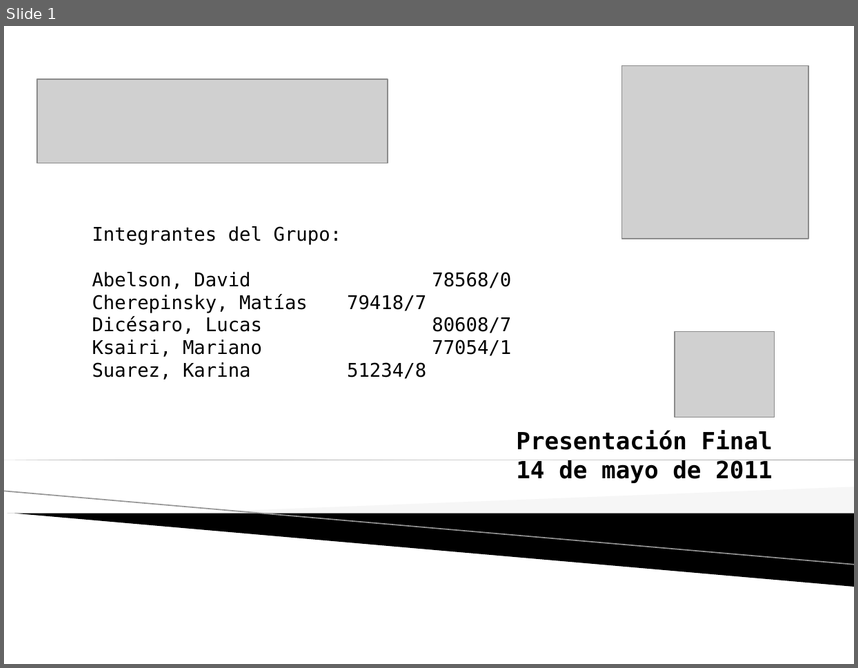
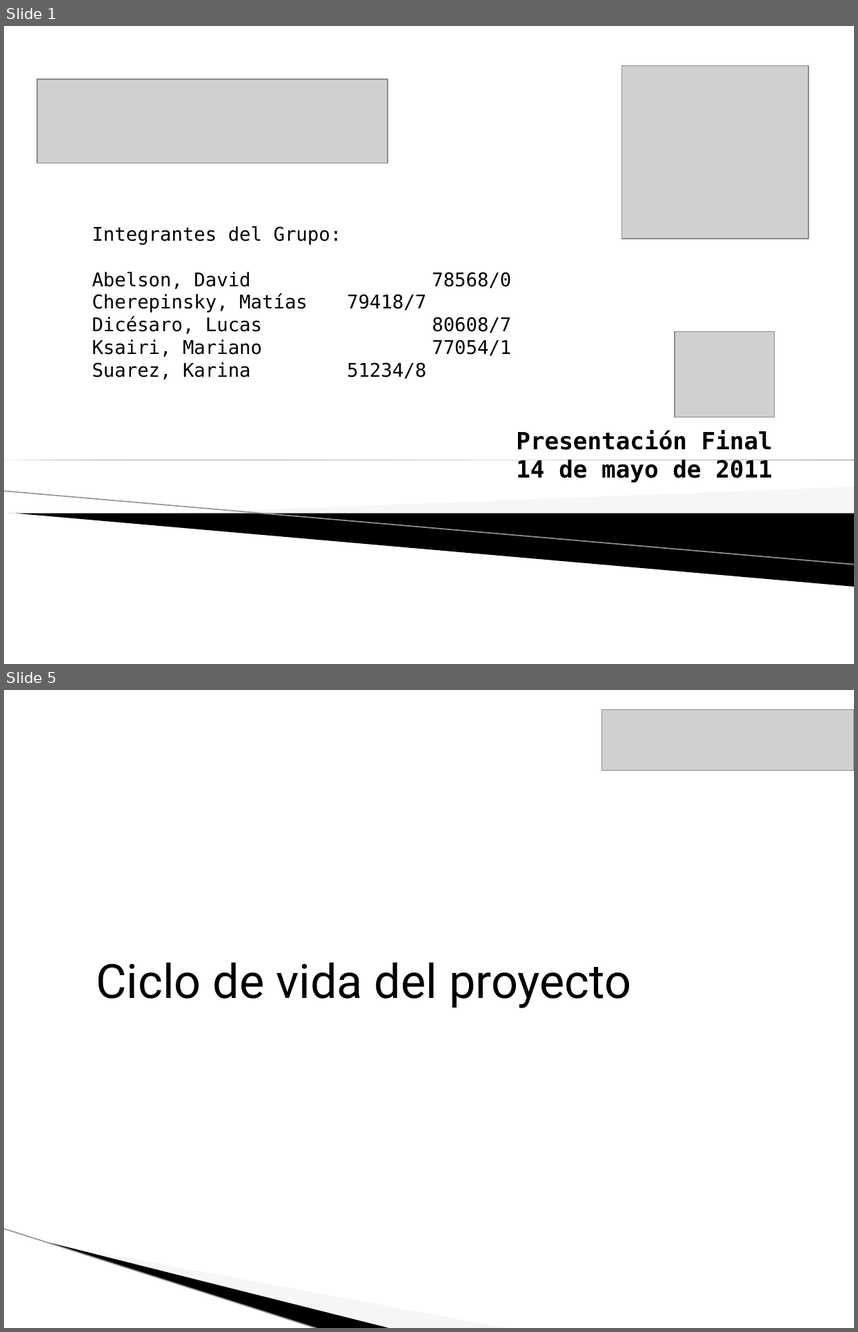
Before and after one commit to lucasdicesaro/reser-bar, a slide deck: documentacion/Presentacion Final ReserBar/Presentacion Final.pptx. Shown one above the other, each under a label of ours: slide 1 before the commit, slides 1 and 5 after it; the slides between them are not shown. The pictures are 858x668 and 858x1332 pixels, drawn with LibreOffice and Linux fonts; fonts in the diff are those of the drawing; grey boxes stand for pictures; background and template pictures are left out. Boxes give left, top, right and bottom in pixels: in the first picture for what was removed or moved away, otherwise in the second. Text is boxed around its words. In the diff, an @@ line names an element or a change of style, - is before the commit and + after.

```diff
--- a/documentacion/Presentacion Final ReserBar/Presentacion Final.pptx
+++ b/documentacion/Presentacion Final ReserBar/Presentacion Final.pptx
@@ slide 5 added at (4, 690, 854, 1328), background #FFFFFF @@
@@ picture added at (602, 709, 854, 770) @@
@@ text added at (96, 962, 631, 1008), 40 pt, text #000000 @@
+Ciclo de vida del proyecto
@@ line added from (4, 1228) to (319, 1328), #E8E8E8 0.95 pt @@
@@ freeform shape added at (49, 1242, 392, 1328), fill #000000 @@
@@ freeform shape added at (51, 1243, 510, 1328), fill #EAEAEA at 40% opacity @@
```
Also in this commit, not shown: 7 slides changed, 26 other slides added, 7 slides removed, 2 other files.
